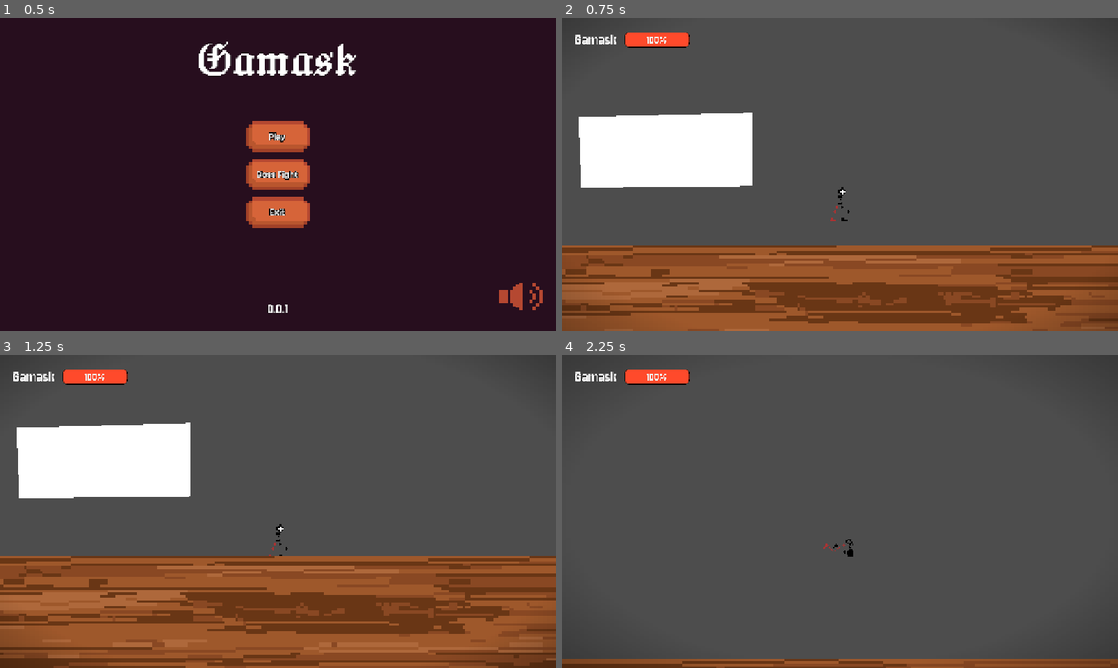
Above: before the commit, frames 1-4 (two rows, left to right).
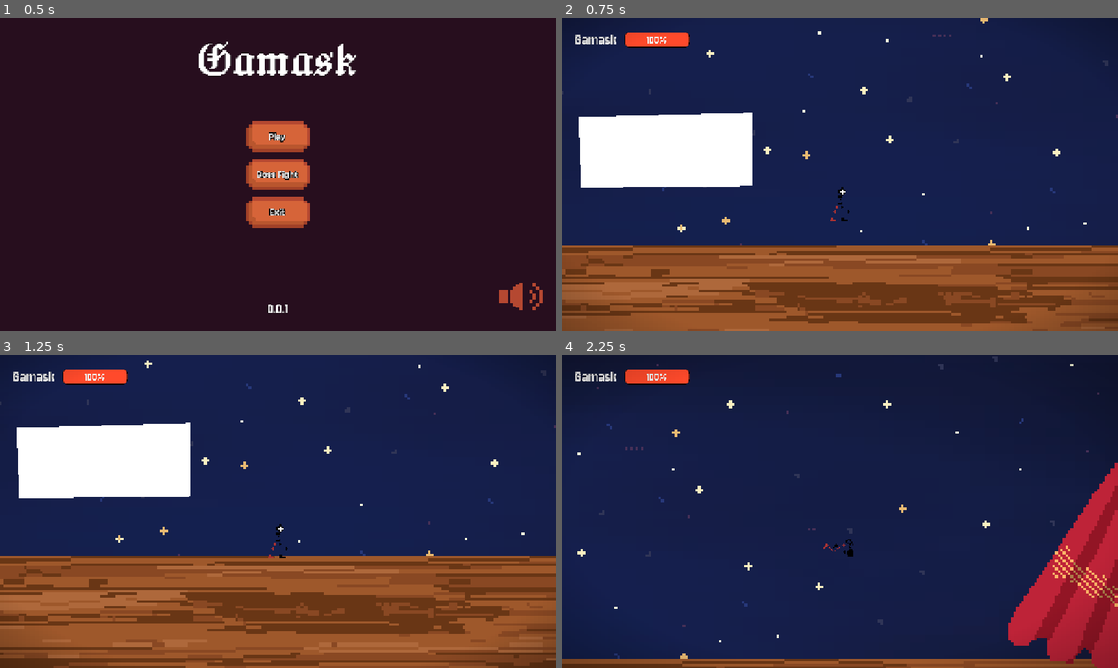
Above: after the commit, the same moments.

Repository: Jeremy-81/GamaBanda
Game: Godot game, scene res://scenes/menu/menu.tscn
The game is run twice, just before and just after one commit, with the same random seed, the same clock (stepped at 60 frames per second) and the same inputs. The engine's default icon, where the game draws it, is replaced by a stand-in: a white triangle on a blue panel in a dark square.
Inputs (mouse positions are in pixels of both pictures, inside the frame that each line leads up to):
- Up to frame 1 (0.5 s): no input
- Up to frame 2 (0.75 s): click "Play" at 0.5 s
- Up to frame 3 (1.25 s): no input
- Up to frame 4 (2.25 s): tap Enter at 1.25 s; move the mouse to (962, 495) at 1.27 s; hold D (go_right) from 1.28 s (still down); click (962, 495) at 1.35 s; tap Space (jump) at 1.52 s; move the mouse to (728, 527) at 2.02 s; tap Shift (dash) at 2.1 s

Frame 1 is identical in both runs. In frame 2, 65% of the frame differs, in the area x 0-100%, y 0-73%; in frame 3, 56%; in frame 4, 97%, in the area x 0-100%, y 0-100%.

Commit message:
Found for tutorial

Diff:
--- a/scenes/levels/backstage_1/backstage_1.tscn
+++ b/scenes/levels/backstage_1/backstage_1.tscn
@@ -2,57 +2,20 @@
 
 [ext_resource type="Script" uid="uid://dvrldnci314mb" path="res://scenes/levels/backstage_1/backstage_1.gd" id="1_ebnwq"]
 [ext_resource type="PackedScene" uid="uid://btg0d1sc8nd3r" path="res://scenes/objects/player/player.tscn" id="1_q63md"]
-[ext_resource type="Texture2D" uid="uid://bchj10suhlit2" path="res://assets/level/floor.png" id="3_7k31f"]
-[ext_resource type="Texture2D" uid="uid://brslvtbp3rqb6" path="res://assets/level/frame_off.png" id="4_rlj65"]
-[ext_resource type="Texture2D" uid="uid://56cat0h7lfsa" path="res://assets/level/frame_on.png" id="5_rlj65"]
 [ext_resource type="Theme" uid="uid://duj7cgl0u7wd3" path="res://ressources/theme.tres" id="6_pt1xq"]
 [ext_resource type="PackedScene" uid="uid://bo8pyxkcykbab" path="res://scenes/game_interface.tscn" id="6_xf48k"]
+[ext_resource type="PackedScene" uid="uid://bobfy0d4m1l1k" path="res://scenes/base_map/base_map.tscn" id="8_3a54s"]
 
 [sub_resource type="LabelSettings" id="LabelSettings_rlj65"]
 font_size = 60
-
-[sub_resource type="Animation" id="Animation_rlj65"]
-length = 0.001
-tracks/0/type = "value"
-tracks/0/imported = false
-tracks/0/enabled = true
-tracks/0/path = NodePath("FrameOn:modulate")
-tracks/0/interp = 1
-tracks/0/loop_wrap = true
-tracks/0/keys = {
-"times": PackedFloat32Array(0),
-"transitions": PackedFloat32Array(1),
-"update": 0,
-"values": [Color(1, 1, 1, 0)]
-}
-
-[sub_resource type="Animation" id="Animation_xf48k"]
-resource_name = "frame_blink"
-loop_mode = 1
-tracks/0/type = "value"
-tracks/0/imported = false
-tracks/0/enabled = true
-tracks/0/path = NodePath("FrameOn:modulate")
-tracks/0/interp = 1
-tracks/0/loop_wrap = true
-tracks/0/keys = {
-"times": PackedFloat32Array(0, 0.5, 1),
-"transitions": PackedFloat32Array(1, 3.732125, 1.4640931),
-"update": 0,
-"values": [Color(1, 1, 1, 1), Color(1, 1, 1, 0), Color(1, 1, 1, 1)]
-}
-
-[sub_resource type="AnimationLibrary" id="AnimationLibrary_pt1xq"]
-_data = {
-&"RESET": SubResource("Animation_rlj65"),
-&"frame_blink": SubResource("Animation_xf48k")
-}
 
 [sub_resource type="RectangleShape2D" id="RectangleShape2D_rlj65"]
 size = Vector2(326, 61)
 
 [node name="Backstage1" type="Node" unique_id=192916966]
 script = ExtResource("1_ebnwq")
+
+[node name="BaseMap" parent="." unique_id=1651728083 instance=ExtResource("8_3a54s")]
 
 [node name="CanvasLayer" type="CanvasLayer" parent="." unique_id=1581637307]
 
@@ -115,31 +78,6 @@
 position = Vector2(-74, 221)
 polygon = PackedVector2Array(-734, -62, -725, 154, -201, 149, -201, -76)
 
-[node name="Back" type="Parallax2D" parent="." unique_id=1750456039]
-metadata/_edit_lock_ = true
-
-[node name="Sprite2D" type="Sprite2D" parent="Back" unique_id=913168728]
-scale = Vector2(4, 4)
-texture = ExtResource("3_7k31f")
-metadata/_edit_lock_ = true
-
-[node name="Front" type="Parallax2D" parent="." unique_id=1986818313]
-metadata/_edit_lock_ = true
-
-[node name="FrameOff" type="Sprite2D" parent="Front" unique_id=231921046]
-scale = Vector2(4, 4)
-texture = ExtResource("4_rlj65")
-metadata/_edit_lock_ = true
-
-[node name="FrameOn" type="Sprite2D" parent="Front" unique_id=1758273274]
-modulate = Color(1, 1, 1, 0)
-scale = Vector2(4, 4)
-texture = ExtResource("5_rlj65")
-metadata/_edit_lock_ = true
-
-[node name="AnimationPlayer" type="AnimationPlayer" parent="Front" unique_id=951855509]
-libraries/ = SubResource("AnimationLibrary_pt1xq")
-
 [node name="HandFallTimer" type="Timer" parent="." unique_id=8882749]
 wait_time = 2.0
 one_shot = true
